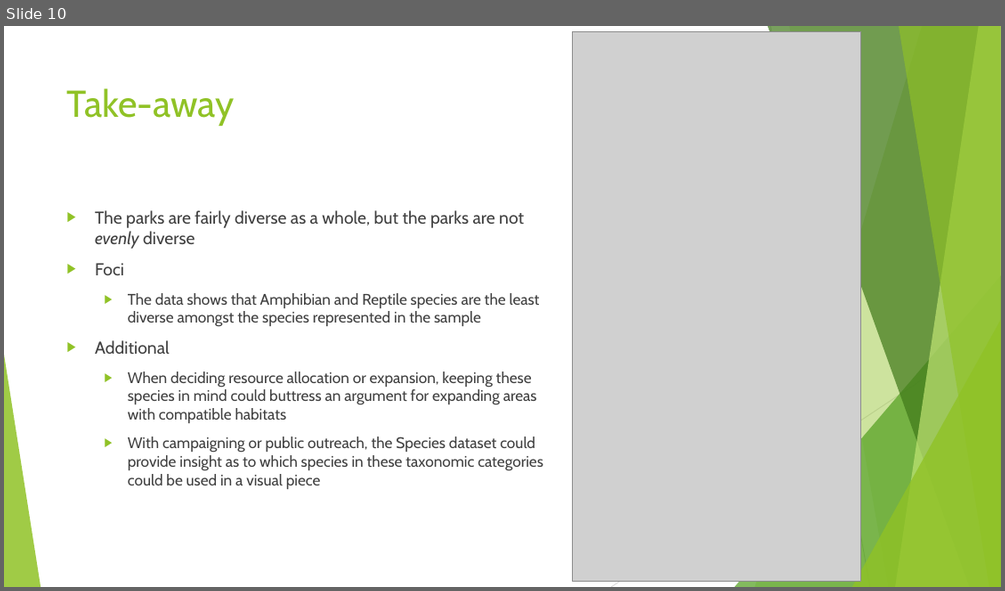
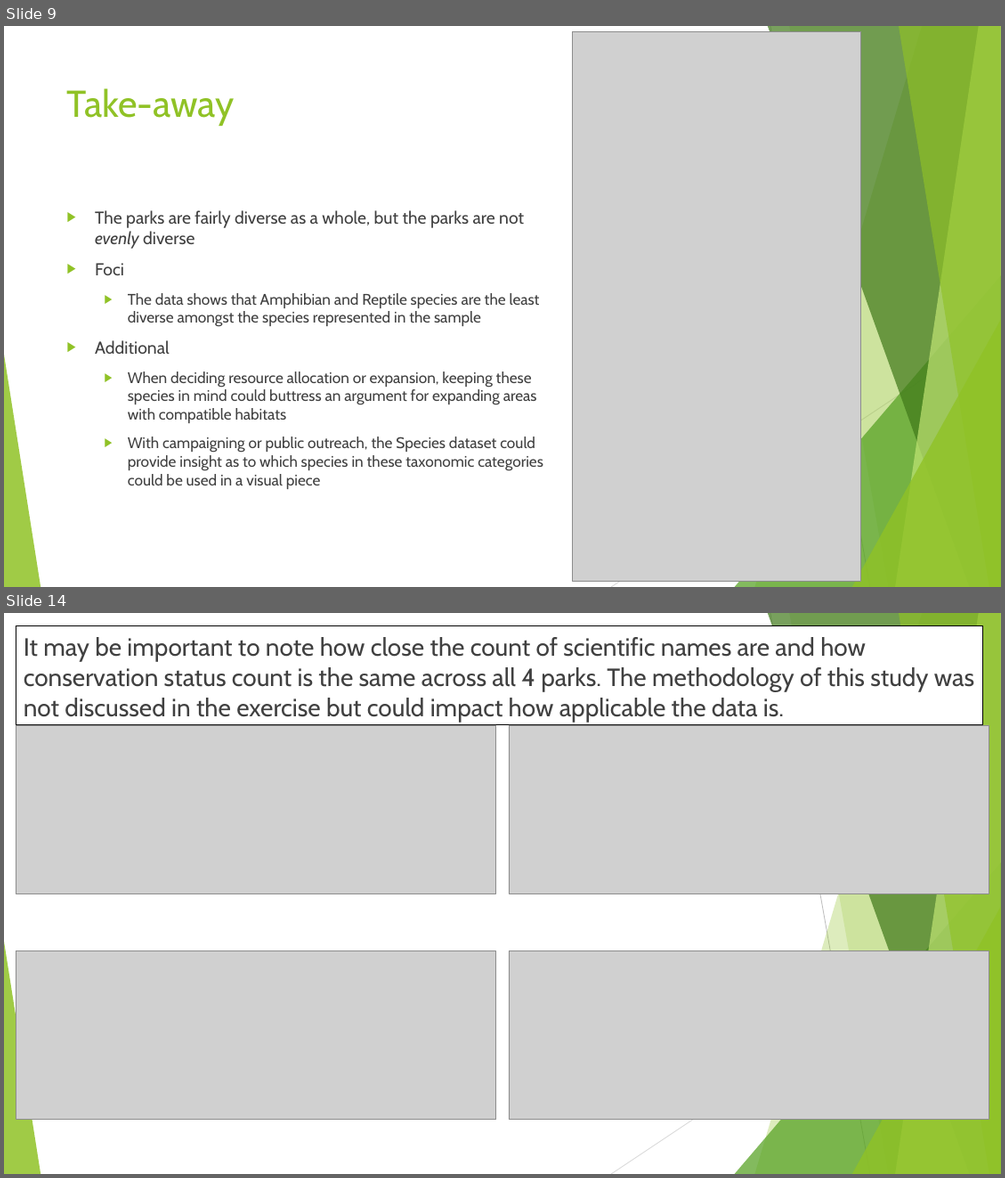
Before and after one commit to davidag2696/Biodiversity_Indices_Analysis_Four_National_Parks, a slide deck: biodiversity_presentation.pptx. Shown one above the other, each under a label of ours: slide 10 before the commit, slides 9 and 14 after it; the slides between them are not shown. The pictures are 1005x591 and 1005x1178 pixels, drawn with LibreOffice and Linux fonts; fonts in the diff are those of the drawing; grey boxes stand for pictures. Boxes give left, top, right and bottom in pixels: in the first picture for what was removed or moved away, otherwise in the second. Text is boxed around its words. In the diff, an @@ line names an element or a change of style, - is before the commit and + after.

```diff
--- a/biodiversity_presentation.pptx
+++ b/biodiversity_presentation.pptx
@@ slide 14 added at (4, 613, 1001, 1174), background #FFFFFF; not listed: 10 template elements that a slide beside it also shows @@
@@ text added at (16, 625, 983, 725), fill #FFFFFF, outline #000000 0.75 pt, 24 pt, text #404040 @@
+It may be important to note how close the count of scientific names are and how conservation status count is the same across all 4 parks. The methodology of this study was not discussed in the exercise but could impact how applicable the data is.
@@ picture added at (16, 725, 496, 893) @@
@@ picture added at (509, 725, 989, 893) @@
@@ picture added at (16, 951, 496, 1119) @@
@@ picture added at (509, 951, 989, 1119) @@
@@ what was slide 10 is now slide 9 @@
```
Also in this commit, not shown: 5 other slides added, 2 slides removed, 10 other files.
